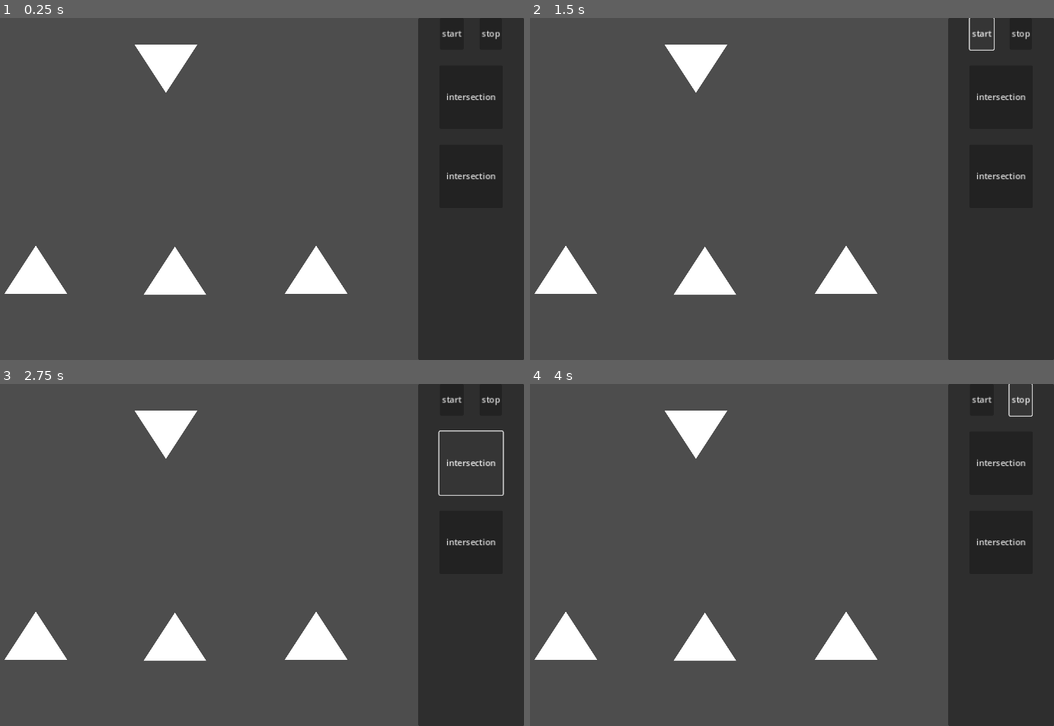
Above: before the commit, frames 1-4 (two rows, left to right).
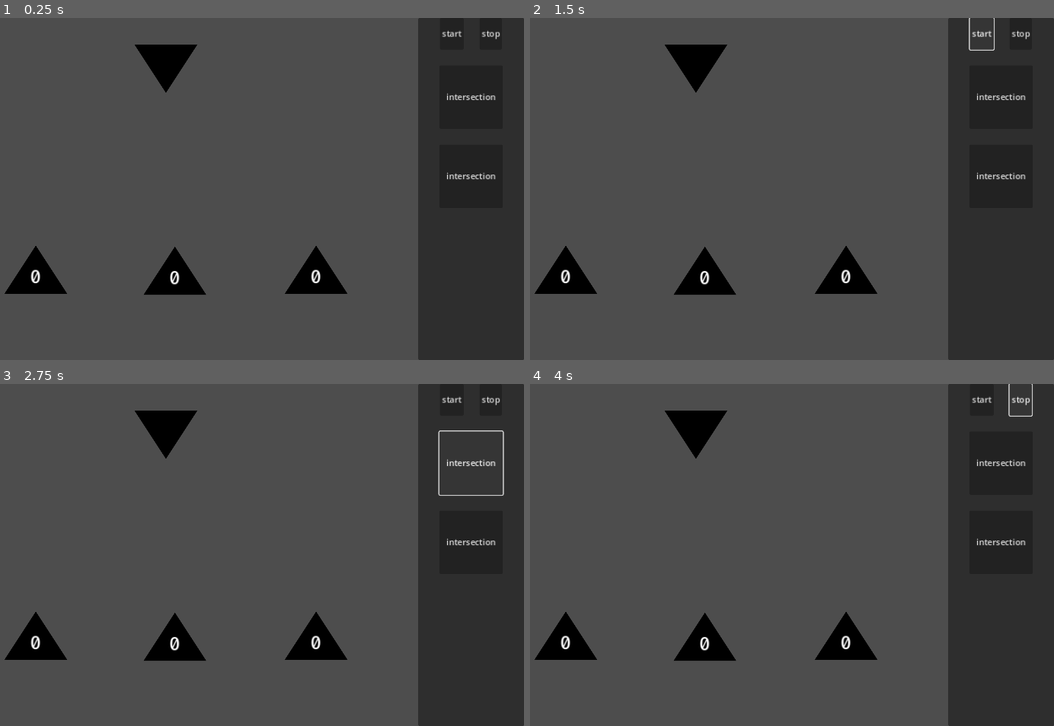
Above: after the commit, the same moments.

Repository: triangle-int/inner-inhabited
Game: Godot game, scene res://scenes/levels/test_level.tscn
Two runs of this game, one before a commit and one after it. Both use one fixed random seed, a clock stepped at 60 frames per second and the inputs below. This scene is started directly instead of the project's main scene.
Inputs:
- Up to frame 1 (0.25 s): no input
- Up to frame 2 (1.5 s): click "start" at 0.5 s; click "start" at 1.25 s
- Up to frame 3 (2.75 s): click "intersection" at 2 s
- Up to frame 4 (4 s): click "intersection" at 2.75 s; click "stop" at 3.5 s

The runs differ from the first frame. In frame 1, 3.4% of the frame differs, in the area x 0-67%, y 7-82%; in frame 2, 3.4%; in frame 3, 3.4%; in frame 4, 3.4%.
Error in both runs: Out of bounds get index '0' (on base: 'Array[Connection]') (res://scripts/core/node/intersection.gd:7)

Commit message:
Added base level

Diff:
--- a/scenes/core/base_signal_node.tscn
+++ b/scenes/core/base_signal_node.tscn
@@ -6,6 +6,7 @@
 [node name="BaseSignalNode" type="Node2D"]
 
 [node name="Sprite2D" type="Sprite2D" parent="."]
+modulate = Color(0, 0, 0, 1)
 scale = Vector2(0.465, 0.465)
 texture = ExtResource("1_y3f0u")
 
--- a/scenes/core/connection.tscn
+++ b/scenes/core/connection.tscn
@@ -6,6 +6,7 @@
 size = Vector2(20, 40)
 
 [node name="Connection" type="Line2D" node_paths=PackedStringArray("area", "shape")]
+default_color = Color(0, 0, 0, 1)
 script = ExtResource("1_ku4s5")
 area = NodePath("Area2D")
 shape = NodePath("Area2D/CollisionShape2D")
--- a/scenes/core/drag.tscn
+++ b/scenes/core/drag.tscn
@@ -14,5 +14,6 @@
 
 [node name="Selection" type="Sprite2D" parent="."]
 visible = false
+modulate = Color(0, 0, 0, 1)
 scale = Vector2(0.5, 0.5)
 texture = ExtResource("2_ypddo")
--- a/scenes/core/intersection.tscn
+++ b/scenes/core/intersection_node.tscn
@@ -1,8 +1,8 @@
 [gd_scene load_steps=6 format=3 uid="uid://b55fq6rpc6drj"]
 
-[ext_resource type="Script" path="res://scripts/core/node/intersection.gd" id="1_jec06"]
-[ext_resource type="PackedScene" uid="uid://dcm2wni227j1" path="res://scenes/core/base_signal_node.tscn" id="1_pyhd6"]
-[ext_resource type="PackedScene" uid="uid://coew4enk4amt" path="res://scenes/core/drag.tscn" id="3_4apgu"]
+[ext_resource type="PackedScene" uid="uid://dcm2wni227j1" path="res://scenes/core/base_signal_node.tscn" id="1_nqhbe"]
+[ext_resource type="Script" path="res://scripts/core/node/intersection.gd" id="2_b5y5p"]
+[ext_resource type="PackedScene" uid="uid://coew4enk4amt" path="res://scenes/core/drag.tscn" id="3_fhqmd"]
 
 [sub_resource type="RectangleShape2D" id="RectangleShape2D_66dyl"]
 size = Vector2(60, 60)
@@ -10,8 +10,8 @@
 [sub_resource type="RectangleShape2D" id="RectangleShape2D_w6iuk"]
 size = Vector2(60, 60)
 
-[node name="BaseSignalNode" instance=ExtResource("1_pyhd6")]
-script = ExtResource("1_jec06")
+[node name="IntersectionNode" instance=ExtResource("1_nqhbe")]
+script = ExtResource("2_b5y5p")
 connection_limit = 2
 
 [node name="Sprite2D" parent="." index="0"]
--- a/scenes/core/receiver.tscn
+++ /dev/null
@@ -1,11 +0,0 @@
-[gd_scene load_steps=4 format=3 uid="uid://b3i6otukvqj0c"]
-
-[ext_resource type="PackedScene" uid="uid://dcm2wni227j1" path="res://scenes/core/base_signal_node.tscn" id="1_hpayg"]
-[ext_resource type="Script" path="res://scripts/core/node/receiver.gd" id="2_ujajf"]
-[ext_resource type="Texture2D" uid="uid://dtfkij3q3y0qm" path="res://textures/triangle.png" id="3_nd5em"]
-
-[node name="BaseSignalNode" instance=ExtResource("1_hpayg")]
-script = ExtResource("2_ujajf")
-
-[node name="Sprite2D" parent="." index="0"]
-texture = ExtResource("3_nd5em")
--- /dev/null
+++ b/scenes/core/receiver_node.tscn
@@ -0,0 +1,31 @@
+[gd_scene load_steps=5 format=3 uid="uid://b3i6otukvqj0c"]
+
+[ext_resource type="PackedScene" uid="uid://dcm2wni227j1" path="res://scenes/core/base_signal_node.tscn" id="1_8ujaa"]
+[ext_resource type="Script" path="res://scripts/core/node/receiver.gd" id="2_kitjg"]
+[ext_resource type="Texture2D" uid="uid://dtfkij3q3y0qm" path="res://textures/triangle.png" id="3_t1bjs"]
+[ext_resource type="Theme" uid="uid://yrgk4422x7hg" path="res://ui/terminal_theme.tres" id="4_wqlwd"]
+
+[node name="ReceiverNode" instance=ExtResource("1_8ujaa")]
+script = ExtResource("2_kitjg")
+hint = "0"
+
+[node name="Sprite2D" parent="." index="0"]
+texture = ExtResource("3_t1bjs")
+
+[node name="Label" type="Label" parent="." index="2"]
+anchors_preset = 8
+anchor_left = 0.5
+anchor_top = 0.5
+anchor_right = 0.5
+anchor_bottom = 0.5
+offset_left = -24.0
+offset_top = -11.0
+offset_right = 24.0
+offset_bottom = 39.0
+grow_horizontal = 2
+grow_vertical = 2
+theme = ExtResource("4_wqlwd")
+theme_override_colors/font_color = Color(1, 1, 1, 1)
+text = "0"
+horizontal_alignment = 1
+vertical_alignment = 1
--- a/scenes/core/root.tscn
+++ b/scenes/core/root_node.tscn
@@ -4,7 +4,7 @@
 [ext_resource type="Script" path="res://scripts/core/node/intersection.gd" id="2_2ofcv"]
 [ext_resource type="Texture2D" uid="uid://dtfkij3q3y0qm" path="res://textures/triangle.png" id="3_gxhwa"]
 
-[node name="BaseSignalNode" instance=ExtResource("1_uhdj7")]
+[node name="RootNode" instance=ExtResource("1_uhdj7")]
 position = Vector2(0, -1)
 script = ExtResource("2_2ofcv")
 connection_limit = 1
--- a/scenes/core/signal.tscn
+++ b/scenes/core/signal.tscn
@@ -1,13 +1,34 @@
-[gd_scene load_steps=3 format=3 uid="uid://cp5ioeyfv4lex"]
+[gd_scene load_steps=4 format=3 uid="uid://cp5ioeyfv4lex"]
 
 [ext_resource type="Script" path="res://scripts/core/signal/signal_view.gd" id="2_1vp6u"]
 [ext_resource type="Texture2D" uid="uid://3tnbwwnnk4th" path="res://textures/circle.png" id="2_b7184"]
+[ext_resource type="Theme" uid="uid://yrgk4422x7hg" path="res://ui/terminal_theme.tres" id="3_nkgul"]
 
 [node name="Signal" type="Node2D"]
 script = ExtResource("2_1vp6u")
 
+[node name="Sprite2D2" type="Sprite2D" parent="."]
+modulate = Color(0, 0, 0, 1)
+scale = Vector2(0.304688, 0.304688)
+texture = ExtResource("2_b7184")
+
 [node name="Sprite2D" type="Sprite2D" parent="."]
-modulate = Color(0, 0.709804, 0, 1)
-scale = Vector2(0.25, 0.25)
+scale = Vector2(0.195313, 0.195313)
 texture = ExtResource("2_b7184")
-script = ExtResource("2_1vp6u")
+
+[node name="Label" type="Label" parent="."]
+anchors_preset = 8
+anchor_left = 0.5
+anchor_top = 0.5
+anchor_right = 0.5
+anchor_bottom = 0.5
+offset_left = -25.0
+offset_top = -26.0
+offset_right = 25.0
+offset_bottom = 25.0
+grow_horizontal = 2
+grow_vertical = 2
+theme = ExtResource("3_nkgul")
+text = "10"
+horizontal_alignment = 1
+vertical_alignment = 1
--- a/scenes/core/ui/plan/base_node_plan.tscn
+++ b/scenes/core/ui/plan/base_node_plan.tscn
@@ -4,5 +4,6 @@
 [ext_resource type="Script" path="res://scripts/core/ui/signal_node_plan.gd" id="2_m15se"]
 
 [node name="BaseNodePlan" type="Sprite2D"]
+modulate = Color(0, 0, 0, 1)
 texture = ExtResource("1_n1pcl")
 script = ExtResource("2_m15se")
--- a/scenes/core/ui/plan/intersection_plan.tscn
+++ b/scenes/core/ui/plan/intersection_plan.tscn
@@ -1,8 +1,8 @@
 [gd_scene load_steps=3 format=3 uid="uid://ceua3wogpuk6y"]
 
 [ext_resource type="PackedScene" uid="uid://bi8175nt5vwhr" path="res://scenes/core/ui/plan/base_node_plan.tscn" id="1_yagxj"]
-[ext_resource type="PackedScene" uid="uid://b55fq6rpc6drj" path="res://scenes/core/intersection.tscn" id="2_34ick"]
+[ext_resource type="PackedScene" uid="uid://b55fq6rpc6drj" path="res://scenes/core/intersection_node.tscn" id="2_yuq2y"]
 
 [node name="BaseNodePlan" instance=ExtResource("1_yagxj")]
 scale = Vector2(0.235, 0.235)
-target_node = ExtResource("2_34ick")
+target_node = ExtResource("2_yuq2y")
--- /dev/null
+++ b/scenes/levels/base_level.tscn
@@ -0,0 +1,38 @@
+[gd_scene load_steps=9 format=3 uid="uid://b1bpb1u2oqt8f"]
+
+[ext_resource type="Script" path="res://scripts/core/level.gd" id="1_yg6jh"]
+[ext_resource type="Script" path="res://scripts/core/signal/signal_info.gd" id="2_762cq"]
+[ext_resource type="PackedScene" uid="uid://50raqfm2a7qy" path="res://scenes/core/ui/level_ui.tscn" id="3_p0uh4"]
+[ext_resource type="PackedScene" uid="uid://dkoakrtki43s5" path="res://scenes/core/ui/intersection_button.tscn" id="4_ubs8x"]
+[ext_resource type="PackedScene" uid="uid://7pmpnt64e464" path="res://scenes/core/root_node.tscn" id="5_p2fch"]
+
+[sub_resource type="Resource" id="Resource_p071k"]
+script = ExtResource("2_762cq")
+number = 0
+
+[sub_resource type="Resource" id="Resource_r7g8l"]
+script = ExtResource("2_762cq")
+number = 0
+
+[sub_resource type="Resource" id="Resource_xhi4g"]
+script = ExtResource("2_762cq")
+number = 0
+
+[node name="BaseLevel" type="Control" node_paths=PackedStringArray("root")]
+layout_mode = 3
+anchors_preset = 15
+anchor_right = 1.0
+anchor_bottom = 1.0
+grow_horizontal = 2
+grow_vertical = 2
+mouse_filter = 2
+script = ExtResource("1_yg6jh")
+sequence = Array[ExtResource("2_762cq")]([SubResource("Resource_p071k"), SubResource("Resource_r7g8l"), SubResource("Resource_xhi4g")])
+root = NodePath("RootNode")
+
+[node name="LevelUI" parent="." instance=ExtResource("3_p0uh4")]
+layout_mode = 1
+allowed_nodes = Array[PackedScene]([ExtResource("4_ubs8x"), ExtResource("4_ubs8x")])
+
+[node name="RootNode" parent="." instance=ExtResource("5_p2fch")]
+position = Vector2(537, 67)
--- a/scenes/levels/test_level.tscn
+++ b/scenes/levels/test_level.tscn
@@ -2,10 +2,10 @@
 
 [ext_resource type="Script" path="res://scripts/core/level.gd" id="1_bimvr"]
 [ext_resource type="Script" path="res://scripts/core/signal/signal_info.gd" id="2_6c7n2"]
-[ext_resource type="PackedScene" uid="uid://7pmpnt64e464" path="res://scenes/core/root.tscn" id="3_hdv3g"]
-[ext_resource type="PackedScene" uid="uid://b3i6otukvqj0c" path="res://scenes/core/receiver.tscn" id="4_ksrk6"]
 [ext_resource type="Script" path="res://scripts/core/validator/count_param.gd" id="5_dtdu5"]
 [ext_resource type="PackedScene" uid="uid://50raqfm2a7qy" path="res://scenes/core/ui/level_ui.tscn" id="5_mwf1r"]
+[ext_resource type="PackedScene" uid="uid://7pmpnt64e464" path="res://scenes/core/root_node.tscn" id="5_vsvwr"]
+[ext_resource type="PackedScene" uid="uid://b3i6otukvqj0c" path="res://scenes/core/receiver_node.tscn" id="6_88gk8"]
 [ext_resource type="Script" path="res://scripts/core/validator/count_validator.gd" id="6_e0uo0"]
 [ext_resource type="PackedScene" uid="uid://dkoakrtki43s5" path="res://scenes/core/ui/intersection_button.tscn" id="6_tca8u"]
 
@@ -41,23 +41,23 @@
 script = ExtResource("1_bimvr")
 sequence = Array[ExtResource("2_6c7n2")]([SubResource("Resource_p071k"), SubResource("Resource_r7g8l"), SubResource("Resource_xhi4g")])
 receivers = [NodePath("BaseSignalNode2"), NodePath("BaseSignalNode3"), NodePath("BaseSignalNode4")]
-root = NodePath("BaseSignalNode")
+root = NodePath("RootNode")
 
 [node name="LevelUI" parent="." instance=ExtResource("5_mwf1r")]
 layout_mode = 1
 allowed_nodes = Array[PackedScene]([ExtResource("6_tca8u"), ExtResource("6_tca8u")])
 
-[node name="BaseSignalNode" parent="." instance=ExtResource("3_hdv3g")]
+[node name="RootNode" parent="." instance=ExtResource("5_vsvwr")]
 position = Vector2(475, 94)
 
-[node name="BaseSignalNode2" parent="." instance=ExtResource("4_ksrk6")]
+[node name="BaseSignalNode2" parent="." instance=ExtResource("6_88gk8")]
 position = Vector2(229, 479)
 normal_validator = SubResource("Resource_bgqqs")
 
-[node name="BaseSignalNode3" parent="." instance=ExtResource("4_ksrk6")]
+[node name="BaseSignalNode3" parent="." instance=ExtResource("6_88gk8")]
 position = Vector2(492, 481)
 normal_validator = SubResource("Resource_bgqqs")
 
-[node name="BaseSignalNode4" parent="." instance=ExtResource("4_ksrk6")]
+[node name="BaseSignalNode4" parent="." instance=ExtResource("6_88gk8")]
 position = Vector2(759, 479)
 normal_validator = SubResource("Resource_bgqqs")
--- a/scenes/terminal/terminal.tscn
+++ b/scenes/terminal/terminal.tscn
@@ -41,7 +41,6 @@
 anchor_bottom = 1.0
 grow_horizontal = 2
 grow_vertical = 2
-color = Color(0, 0, 0, 1)
 
 [node name="MarginContainer" type="MarginContainer" parent="."]
 layout_mode = 1
@@ -75,6 +74,7 @@
 mouse_filter = 1
 
 [node name="CRTEffect" type="ColorRect" parent="."]
+visible = false
 material = ExtResource("2_kla3r")
 layout_mode = 1
 anchors_preset = 15
--- a/scripts/core/node/connection.gd
+++ b/scripts/core/node/connection.gd
@@ -56,6 +56,11 @@
 			queue_free()
 			return
 
+		var contains_short_loops: bool = candidate.outgoing_connections.any(func(conn: Connection) -> bool: return conn.target == source)
+		if contains_short_loops:
+			queue_free()
+			return
+
 		end_connection(candidate)
 
 
--- a/scripts/core/node/receiver.gd
+++ b/scripts/core/node/receiver.gd
@@ -6,7 +6,13 @@
 @export var normal_validator: BaseValidator
 @export var alternative_validator: BaseValidator
 
+@export var hint := ""
+
 var _received_signals: Array[SignalInfo]
+
+
+func _ready() -> void:
+	$Label.text = hint
 
 
 func _receive_signal(_signal_info: SignalInfo) -> void:
--- a/scripts/core/signal/signal_sender.gd
+++ b/scripts/core/signal/signal_sender.gd
@@ -12,9 +12,9 @@
 	var time := distance / signal_speed
 
 	var signal_view := signal_scene.instantiate() as SignalView
-	signal_view.load_signal(signal_info)
 	signal_view.position = start_pos
 	Level.current.add_child(signal_view)
+	signal_view.load_signal(signal_info)
 
 	var tween := get_tree().create_tween()
 	tween.tween_property(signal_view, "position", target.position, time)
--- a/scripts/core/signal/signal_view.gd
+++ b/scripts/core/signal/signal_view.gd
@@ -2,5 +2,8 @@
 extends Node
 
 
-func load_signal(_signal_info: SignalInfo) -> void:
-	push_warning("unimplemented!")
+@onready var label: Label = $Label
+
+
+func load_signal(signal_info: SignalInfo) -> void:
+	label.text = str(signal_info.number)
--- a/ui/terminal_theme.tres
+++ b/ui/terminal_theme.tres
@@ -3,6 +3,6 @@
 [ext_resource type="FontFile" uid="uid://cmyiejxp2c5ru" path="res://fonts/FiraCode-Medium.ttf" id="1_x1s72"]
 
 [resource]
-Label/colors/font_color = Color(1, 1, 1, 1)
+Label/colors/font_color = Color(0, 0, 0, 1)
 Label/font_sizes/font_size = 34
 Label/fonts/font = ExtResource("1_x1s72")
Not shown: 1 places in scenes/core/intersection_node.tscn that only renumber resources
